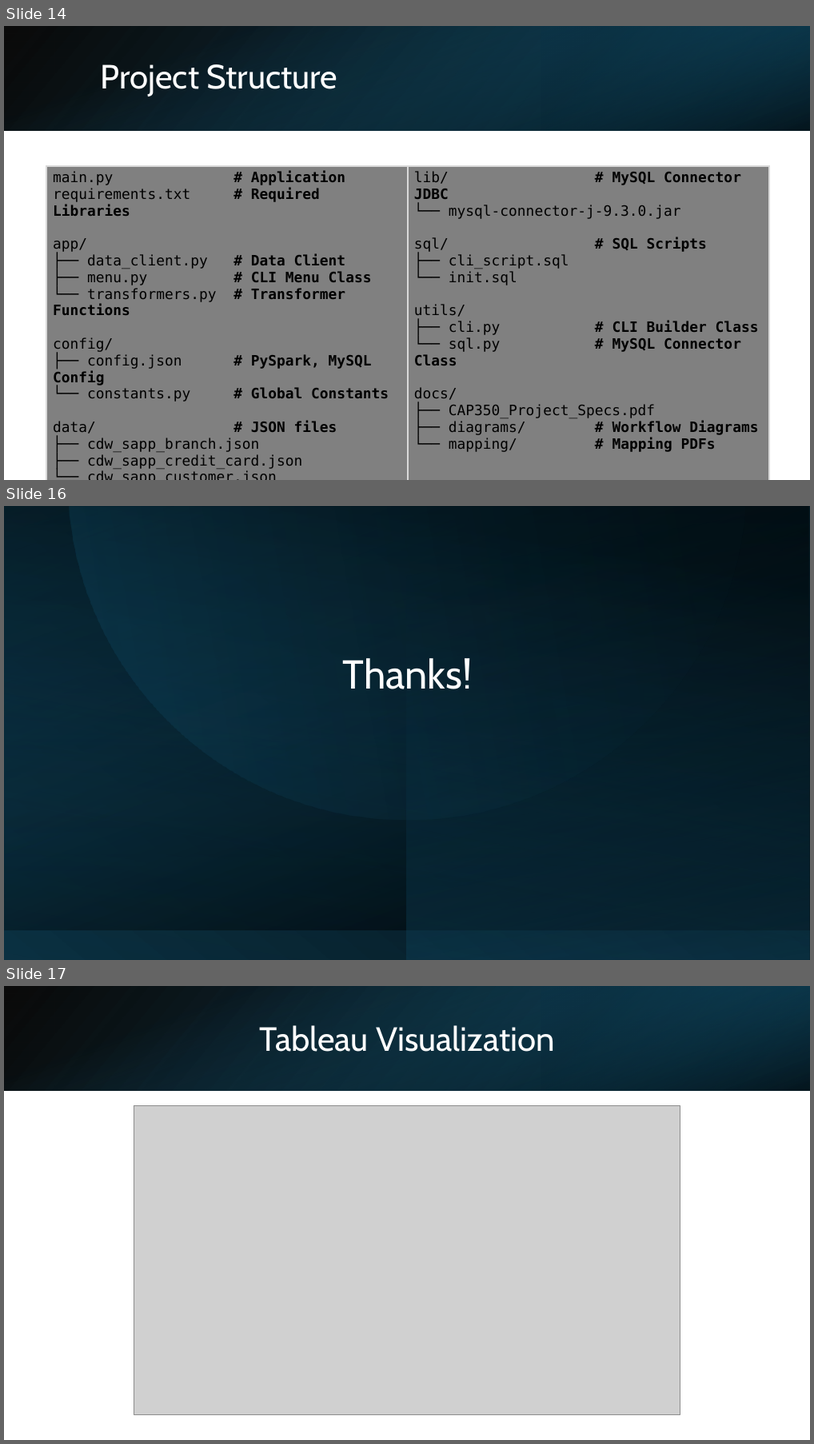
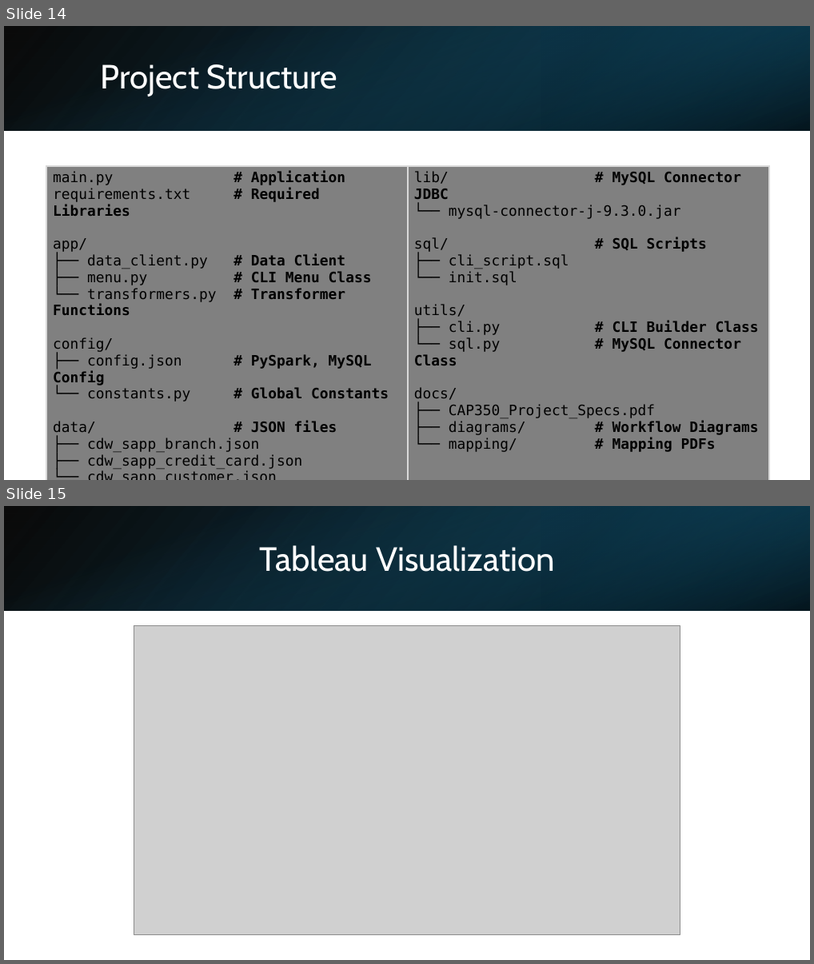
Before and after one commit to kencopas/Capstone, a slide deck: docs/Kenneth Copas - Capstone Presentation.pptx. Shown one above the other, each under a label of ours: slides 14, 16 and 17 before the commit, slides 14 and 15 after it; the slides between them are not shown. The pictures are 814x1444 and 814x964 pixels, drawn with LibreOffice and Linux fonts; fonts in the diff are those of the drawing; grey boxes stand for pictures. Boxes give left, top, right and bottom in pixels: in the first picture for what was removed or moved away, otherwise in the second. Text is boxed around its words. In the diff, an @@ line names an element or a change of style, - is before the commit and + after.

```diff
--- a/docs/Kenneth Copas - Capstone Presentation.pptx
+++ b/docs/Kenneth Copas - Capstone Presentation.pptx
@@ slide 16 removed at [4, 506, 810, 960], background #FFFFFF @@
@@ rectangle removed at [4, 506, 810, 960] @@
@@ rectangle removed at [4, 506, 810, 929] @@
@@ rectangle removed at [4, 506, 810, 960] @@
@@ rectangle removed at [5, 506, 809, 960] @@
@@ freeform shape removed at [70, 506, 745, 819] @@
@@ rectangle removed at [407, 506, 810, 960] @@
@@ title removed at [342, 658, 472, 689] @@
-Thanks!
@@ what was slide 17 is now slide 15 @@
```
Also in this commit, not shown: 1 slide added, 1 other slide removed, 4 other files.
